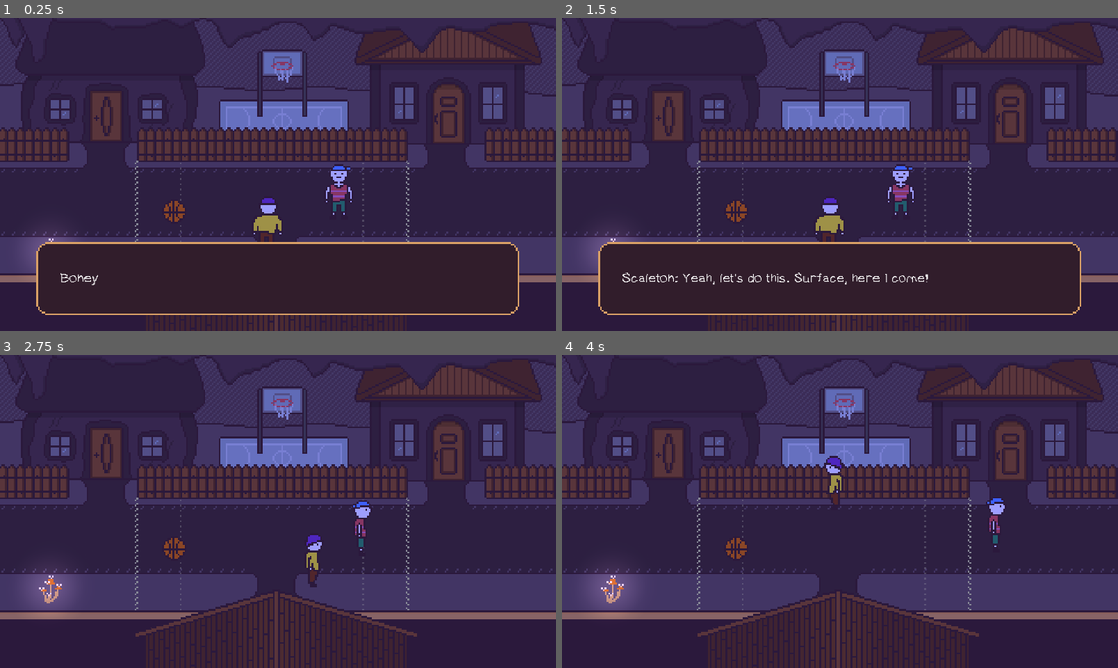
Above: before the commit, frames 1-4 (two rows, left to right).
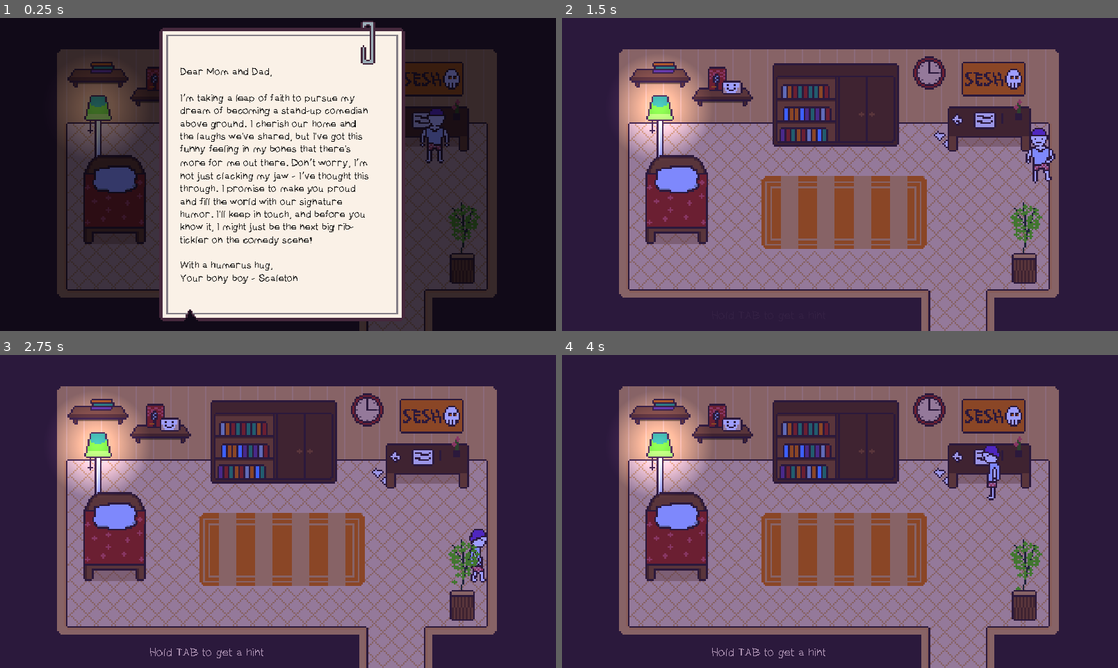
Above: after the commit, the same moments.

Repository: duckmaniac/scaleton
Game: Godot game, scene res://levels/home.tscn
Same seed, same stepped clock (60 frames per second), same inputs: the game is played once before the commit and once after it. Before the commit the project starts from res://levels/street.tscn. Sound files missing from this copy of the repository are replaced by a short silence.
Inputs:
- Up to frame 1 (0.25 s): no input
- Up to frame 2 (1.5 s): tap Enter (interact) at 0.5, 0.8, 1.35 s; hold Right (ui_right) 0.53-1.28 s; tap Tab (highlight) at 0.6 s; hold Down (ui_down) from 1.28 s (still down)
- Up to frame 3 (2.75 s): tap Tab (highlight) at 1.55 s; release Down (ui_down) at 2.03 s; hold Right (ui_right) from 2.03 s (still down); tap N (dance) at 2.1 s; tap Enter (interact) at 2.3 s
- Up to frame 4 (4 s): release Right (ui_right) at 2.78 s; hold Up (ui_up) 2.78-3.53 s; tap Tab (highlight) at 2.85 s; hold Left (ui_left) from 3.53 s (still down); tap Enter (interact) at 3.6 s

The runs differ from the first frame. In frame 1, 84% of the frame differs, in the area x 0-100%, y 0-100%; in frame 2, 69%; in frame 3, 70%; in frame 4, 70%.

Commit message:
Polish home and street, wrote labyrinth music

Diff:
--- a/autoloads/music_controller.tscn
+++ b/autoloads/music_controller.tscn
@@ -1,10 +1,56 @@
-[gd_scene load_steps=3 format=3 uid="uid://bywh1m1b1o5xc"]
+[gd_scene load_steps=6 format=3 uid="uid://bywh1m1b1o5xc"]
 
 [ext_resource type="AudioStream" uid="uid://gc35slcna4nj" path="res://assets/music/01.farewell.mp3" id="1_d2ivo"]
 [ext_resource type="Script" path="res://scripts/music_controller.gd" id="1_mm8rh"]
+
+[sub_resource type="Animation" id="Animation_kwv7q"]
+resource_name = "ease_in"
+length = 0.5
+tracks/0/type = "value"
+tracks/0/imported = false
+tracks/0/enabled = true
+tracks/0/path = NodePath("music:volume_db")
+tracks/0/interp = 1
+tracks/0/loop_wrap = true
+tracks/0/keys = {
+"times": PackedFloat32Array(0, 0.5),
+"transitions": PackedFloat32Array(3, 3),
+"update": 0,
+"values": [-10.0, 0.0]
+}
+
+[sub_resource type="Animation" id="Animation_owata"]
+resource_name = "ease_out"
+length = 0.5
+tracks/0/type = "value"
+tracks/0/imported = false
+tracks/0/enabled = true
+tracks/0/path = NodePath("music:volume_db")
+tracks/0/interp = 1
+tracks/0/loop_wrap = true
+tracks/0/keys = {
+"times": PackedFloat32Array(0, 0.5),
+"transitions": PackedFloat32Array(3, 3),
+"update": 0,
+"values": [0.0, -10.0]
+}
+
+[sub_resource type="AnimationLibrary" id="AnimationLibrary_pm2s6"]
+_data = {
+"ease_in": SubResource("Animation_kwv7q"),
+"ease_out": SubResource("Animation_owata")
+}
 
 [node name="music_controller" type="Node"]
 script = ExtResource("1_mm8rh")
 
 [node name="music" type="AudioStreamPlayer" parent="."]
 stream = ExtResource("1_d2ivo")
+volume_db = -80.0
+
+[node name="AnimationPlayer" type="AnimationPlayer" parent="."]
+libraries = {
+"": SubResource("AnimationLibrary_pm2s6")
+}
+
+[connection signal="animation_finished" from="AnimationPlayer" to="." method="_on_animation_player_animation_finished"]
--- a/levels/home.tscn
+++ b/levels/home.tscn
@@ -22,6 +22,7 @@
 [ext_resource type="PackedScene" uid="uid://do6sajp43u6aa" path="res://scenes/star-interaction.tscn" id="19_gdg0w"]
 [ext_resource type="Script" path="res://scripts/highlight.gd" id="19_gtss6"]
 [ext_resource type="AudioStream" uid="uid://ce2qk76j02hul" path="res://assets/sfx/leaf.mp3" id="19_q4wdn"]
+[ext_resource type="Script" path="res://scripts/home/hint.gd" id="20_go4er"]
 [ext_resource type="Script" path="res://scripts/home/back_to_room.gd" id="21_5ivis"]
 [ext_resource type="AudioStream" uid="uid://crkihgdpk2c" path="res://assets/sfx/snoring.mp3" id="21_5qeh2"]
 [ext_resource type="Texture2D" uid="uid://bdqrvknixj05l" path="res://assets/sprites/home/family-portrait.png" id="21_ftsvp"]
@@ -41,7 +42,7 @@
 size = Vector2(24, 35)
 
 [sub_resource type="RectangleShape2D" id="RectangleShape2D_elihc"]
-size = Vector2(437, 290)
+size = Vector2(439.5, 290)
 
 [sub_resource type="RectangleShape2D" id="RectangleShape2D_t7i4b"]
 size = Vector2(287, 162)
@@ -67,10 +68,10 @@
 size = Vector2(83.0001, 54.25)
 
 [sub_resource type="RectangleShape2D" id="RectangleShape2D_ip1gi"]
-size = Vector2(210, 48.9999)
+size = Vector2(210, 148.5)
 
 [sub_resource type="RectangleShape2D" id="RectangleShape2D_yrc8g"]
-size = Vector2(204, 80)
+size = Vector2(195, 91)
 
 [sub_resource type="AtlasTexture" id="AtlasTexture_omayp"]
 atlas = ExtResource("7_xmkmm")
@@ -100,7 +101,10 @@
 }]
 
 [sub_resource type="RectangleShape2D" id="RectangleShape2D_xmf51"]
-size = Vector2(216.5, 85.5)
+size = Vector2(216.5, 94.75)
+
+[sub_resource type="RectangleShape2D" id="RectangleShape2D_yei8b"]
+size = Vector2(167.625, 108.375)
 
 [sub_resource type="RectangleShape2D" id="RectangleShape2D_2khje"]
 size = Vector2(330, 246)
@@ -157,6 +161,43 @@
 [sub_resource type="RectangleShape2D" id="RectangleShape2D_l033h"]
 size = Vector2(185, 39)
 
+[sub_resource type="Animation" id="Animation_nkl3h"]
+resource_name = "hide_hint"
+tracks/0/type = "value"
+tracks/0/imported = false
+tracks/0/enabled = true
+tracks/0/path = NodePath("CanvasLayer/Label:theme_override_colors/font_color")
+tracks/0/interp = 1
+tracks/0/loop_wrap = true
+tracks/0/keys = {
+"times": PackedFloat32Array(0.1, 0.9),
+"transitions": PackedFloat32Array(1, 1),
+"update": 0,
+"values": [Color(0.666667, 0.564706, 0.690196, 1), Color(0.666667, 0.564706, 0.690196, 0)]
+}
+
+[sub_resource type="Animation" id="Animation_knj8e"]
+resource_name = "hint"
+length = 0.5
+tracks/0/type = "value"
+tracks/0/imported = false
+tracks/0/enabled = true
+tracks/0/path = NodePath("CanvasLayer/Label:theme_override_colors/font_color")
+tracks/0/interp = 1
+tracks/0/loop_wrap = true
+tracks/0/keys = {
+"times": PackedFloat32Array(0.1, 0.4),
+"transitions": PackedFloat32Array(1, 1),
+"update": 0,
+"values": [Color(0.666667, 0.564706, 0.690196, 0), Color(0.666667, 0.564706, 0.690196, 1)]
+}
+
+[sub_resource type="AnimationLibrary" id="AnimationLibrary_uvu3a"]
+_data = {
+"hide_hint": SubResource("Animation_nkl3h"),
+"show_hint": SubResource("Animation_knj8e")
+}
+
 [sub_resource type="RectangleShape2D" id="RectangleShape2D_2uol8"]
 size = Vector2(96.03, 45)
 
@@ -274,7 +315,7 @@
 metadata/_edit_lock_ = true
 
 [node name="CollisionShape2D" type="CollisionShape2D" parent="scaletons_room/collisions/cupboard"]
-position = Vector2(993.5, 335)
+position = Vector2(944.75, 321)
 shape = SubResource("RectangleShape2D_elihc")
 
 [node name="table" type="StaticBody2D" parent="scaletons_room/collisions"]
@@ -344,7 +385,7 @@
 metadata/_edit_lock_ = true
 
 [node name="CollisionShape2D" type="CollisionShape2D" parent="scaletons_room/collisions/shelf"]
-position = Vector2(610, 389)
+position = Vector2(555, 348.75)
 rotation = -3.14159
 shape = SubResource("RectangleShape2D_ip1gi")
 
@@ -356,13 +397,13 @@
 [node name="cupboard" type="StaticBody2D" parent="scaletons_room/interactions" groups=["interactable"]]
 z_index = 1
 y_sort_enabled = true
-position = Vector2(654, -87)
+position = Vector2(606, -117)
 collision_layer = 2
 script = ExtResource("6_a27o5")
 
 [node name="CollisionShape2D" type="CollisionShape2D" parent="scaletons_room/interactions/cupboard"]
 z_index = 1
-position = Vector2(456, 583)
+position = Vector2(451.5, 588.5)
 shape = SubResource("RectangleShape2D_yrc8g")
 
 [node name="AnimatedSprite2D" type="AnimatedSprite2D" parent="scaletons_room/interactions/cupboard"]
@@ -376,11 +417,27 @@
 volume_db = -5.0
 
 [node name="d_books" parent="scaletons_room/interactions" instance=ExtResource("9_rh7av")]
-position = Vector2(781, 451)
+position = Vector2(733, 421)
+phrases = ["\"Archery  for dummies\", sigh, my mother dreams of me becoming an archer like my father", "\"No Pun Intended: Volume Too\" ohh love this book!", "\"Quantum Psychology\" - never liked physics"]
 
 [node name="CollisionShape2D2" type="CollisionShape2D" parent="scaletons_room/interactions/d_books"]
-position = Vector2(108, 42.25)
+position = Vector2(101, 47.625)
 shape = SubResource("RectangleShape2D_xmf51")
+
+[node name="d_clock" parent="scaletons_room/interactions" instance=ExtResource("9_rh7av")]
+position = Vector2(733, 421)
+phrases = ["Oops, look at the time! I better hurry up and meet my friend outside", "Time's ticking and I'm just here boning around. Gotta rattle my bones and meet my buddy outside!", "These clock hands are moving faster than my bones. Time to dash and catch up with my buddy!"]
+
+[node name="CollisionShape2D2" type="CollisionShape2D" parent="scaletons_room/interactions/d_clock"]
+position = Vector2(515.188, -11.1875)
+shape = SubResource("RectangleShape2D_yei8b")
+
+[node name="clock" type="AudioStreamPlayer2D" parent="scaletons_room/interactions/d_clock"]
+position = Vector2(536, -232)
+stream = ExtResource("30_f73pe")
+volume_db = -1.0
+autoplay = true
+max_distance = 1000.0
 
 [node name="d_bed" parent="scaletons_room/interactions" instance=ExtResource("9_rh7av")]
 position = Vector2(781, 451)
@@ -398,8 +455,7 @@
 sfx_on_hide = ExtResource("10_uxqtl")
 
 [node name="CanvasLayer" type="CanvasLayer" parent="scaletons_room/interactions/note"]
-layer = 2
-visible = false
+layer = 3
 
 [node name="RichTextLabel" type="Label" parent="scaletons_room/interactions/note/CanvasLayer"]
 z_index = 1
@@ -471,49 +527,40 @@
 
 [node name="d_exit_room" parent="scaletons_room/interactions/exit_room" instance=ExtResource("9_rh7av")]
 position = Vector2(781, 451)
-phrases = ["Nope, can't leave without my clothes. I got some 'bare bones' to cover up!", "I can't go anywhere without my wardrobe. I need something to 'dress my skeleton' in!", "Leaving without my attire? Not a chance! I've got 'basic bones' to adorn!"]
+phrases = ["Nope, can't leave without my clothes. I got some \"bare bones\" to cover up!", "I can't go anywhere without my wardrobe. I need something to \"dress my skeleton\" in!", "Leaving without my attire? Not a chance! I've got \"basic bones\" to adorn! "]
 
 [node name="CollisionShape2D" type="CollisionShape2D" parent="scaletons_room/interactions/exit_room"]
 position = Vector2(1368.5, 1057)
 shape = SubResource("RectangleShape2D_l033h")
 
-[node name="highlight" type="Node2D" parent="scaletons_room/interactions"]
-z_index = 2
-y_sort_enabled = true
-script = ExtResource("19_gtss6")
-
-[node name="star" parent="scaletons_room/interactions/highlight" instance=ExtResource("19_gdg0w")]
-position = Vector2(1083, 363)
-frame = 2
-frame_progress = 0.0
-
-[node name="star2" parent="scaletons_room/interactions/highlight" instance=ExtResource("19_gdg0w")]
-position = Vector2(312, 389)
-frame = 4
-frame_progress = 0.0
-
-[node name="star3" parent="scaletons_room/interactions/highlight" instance=ExtResource("19_gdg0w")]
-position = Vector2(423, 558)
-frame = 1
-frame_progress = 0.0
-
-[node name="star4" parent="scaletons_room/interactions/highlight" instance=ExtResource("19_gdg0w")]
-position = Vector2(1594, 796)
-
-[node name="star5" parent="scaletons_room/interactions/highlight" instance=ExtResource("19_gdg0w")]
-position = Vector2(1469, 353)
-frame = 3
-frame_progress = 0.0
-
-[node name="star6" parent="scaletons_room/interactions/highlight" instance=ExtResource("19_gdg0w")]
-position = Vector2(813, 340)
-frame = 1
-frame_progress = 0.0
-
-[node name="star7" parent="scaletons_room/interactions/highlight" instance=ExtResource("19_gdg0w")]
-position = Vector2(1370, 1039)
-frame = 1
-frame_progress = 0.0
+[node name="hint" type="Node" parent="scaletons_room/interactions"]
+script = ExtResource("20_go4er")
+
+[node name="CanvasLayer" type="CanvasLayer" parent="scaletons_room/interactions/hint"]
+
+[node name="Label" type="Label" parent="scaletons_room/interactions/hint/CanvasLayer"]
+anchors_preset = 7
+anchor_left = 0.5
+anchor_top = 1.0
+anchor_right = 0.5
+anchor_bottom = 1.0
+offset_left = -447.0
+offset_top = -70.0
+offset_right = -38.0
+offset_bottom = -29.0
+grow_horizontal = 2
+grow_vertical = 0
+size_flags_horizontal = 4
+size_flags_vertical = 8
+theme_override_colors/font_color = Color(0.666667, 0.564706, 0.690196, 0)
+theme_override_fonts/font = ExtResource("12_poj00")
+theme_override_font_sizes/font_size = 40
+text = "Hold TAB to get a hint"
+
+[node name="AnimationPlayer" type="AnimationPlayer" parent="scaletons_room/interactions/hint"]
+libraries = {
+"": SubResource("AnimationLibrary_uvu3a")
+}
 
 [node name="foreground" type="Node2D" parent="scaletons_room"]
 z_index = 2
@@ -523,6 +570,49 @@
 position = Vector2(396, 528)
 scale = Vector2(6, 6.01136)
 texture = ExtResource("15_s01au")
+
+[node name="highlight" type="Node2D" parent="scaletons_room"]
+z_index = 2
+y_sort_enabled = true
+script = ExtResource("19_gtss6")
+
+[node name="star" parent="scaletons_room/highlight" instance=ExtResource("19_gdg0w")]
+position = Vector2(1035, 333)
+frame = 2
+frame_progress = 0.0
+
+[node name="star2" parent="scaletons_room/highlight" instance=ExtResource("19_gdg0w")]
+position = Vector2(312, 389)
+frame = 4
+frame_progress = 0.0
+
+[node name="star3" parent="scaletons_room/highlight" instance=ExtResource("19_gdg0w")]
+position = Vector2(423, 558)
+frame = 1
+frame_progress = 0.0
+
+[node name="star4" parent="scaletons_room/highlight" instance=ExtResource("19_gdg0w")]
+position = Vector2(1594, 796)
+
+[node name="star5" parent="scaletons_room/highlight" instance=ExtResource("19_gdg0w")]
+position = Vector2(1469, 353)
+frame = 3
+frame_progress = 0.0
+
+[node name="star6" parent="scaletons_room/highlight" instance=ExtResource("19_gdg0w")]
+position = Vector2(770, 310)
+frame = 1
+frame_progress = 0.0
+
+[node name="star7" parent="scaletons_room/highlight" instance=ExtResource("19_gdg0w")]
+position = Vector2(1370, 1039)
+frame = 1
+frame_progress = 0.0
+
+[node name="star8" parent="scaletons_room/highlight" instance=ExtResource("19_gdg0w")]
+position = Vector2(1269, 189)
+frame = 1
+frame_progress = 0.0
 
 [node name="corridor" type="Node2D" parent="."]
 
@@ -843,13 +933,6 @@
 frame = 1
 frame_progress = 0.0
 
-[node name="clock" type="AudioStreamPlayer2D" parent="hallway"]
-position = Vector2(-1315, 1804)
-stream = ExtResource("30_f73pe")
-volume_db = -1.0
-autoplay = true
-max_distance = 1000.0
-
 [node name="scaleton_mirror" parent="." node_paths=PackedStringArray("scaleton") instance=ExtResource("30_2vd08")]
 z_index = -2
 y_sort_enabled = false
@@ -861,7 +944,9 @@
 energy = 0.38
 blend_mode = 1
 
+[connection signal="view_closed" from="scaletons_room/interactions/note" to="scaletons_room/interactions/hint" method="_on_note_view_closed"]
 [connection signal="to_corridor" from="scaletons_room/interactions/exit_room" to="Camera2D" method="_on_exit_room_to_corridor"]
+[connection signal="shown" from="scaletons_room/highlight" to="scaletons_room/interactions/hint" method="_on_highlight_shown"]
 [connection signal="to_scaletons_room" from="corridor/interactions/scaletons_door" to="Camera2D" method="_on_scaletons_door_to_scaletons_room"]
 [connection signal="to_hallway" from="corridor/interactions/exit_corridor" to="Camera2D" method="_on_exit_corridor_to_hallway"]
 [connection signal="back_to_corridor" from="hallway/interactions/back_to_corridor" to="Camera2D" method="_on_back_to_corridor_back_to_corridor"]
--- a/levels/street.tscn
+++ b/levels/street.tscn
@@ -811,7 +811,7 @@
 one_off = true
 
 [node name="CollisionShape2D" type="CollisionShape2D" parent="neighbours/interactions/d_with_boney"]
-position = Vector2(1152, 698)
+position = Vector2(1318, 856)
 shape = SubResource("RectangleShape2D_g0ikn")
 
 [node name="d_after_game" parent="neighbours/interactions" groups=["auto-interactable"] instance=ExtResource("12_fxdoc")]
@@ -819,7 +819,7 @@
 one_off = true
 
 [node name="CollisionShape2D" type="CollisionShape2D" parent="neighbours/interactions/d_after_game"]
-position = Vector2(927, 800)
+position = Vector2(-230, 203)
 shape = SubResource("RectangleShape2D_g0ikn")
 
 [node name="d_left_house" parent="neighbours/interactions" instance=ExtResource("15_c1odq")]
@@ -927,13 +927,19 @@
 frame = 1
 frame_progress = 0.0
 
+[node name="star7" parent="neighbours/highlight" instance=ExtResource("14_vybhx")]
+z_index = 1
+position = Vector2(1893, 636)
+frame = 1
+frame_progress = 0.0
+
 [node name="global" type="DirectionalLight2D" parent="."]
 color = Color(1, 1, 0, 1)
 energy = 0.38
 blend_mode = 1
 
 [node name="scaleton" parent="." instance=ExtResource("2_3wjrk")]
-position = Vector2(923, 801)
+position = Vector2(949, 839)
 collision_layer = 3
 collision_mask = 3
 
@@ -1180,7 +1186,7 @@
 grow_vertical = 2
 theme_override_colors/font_color = Color(0, 0, 0, 1)
 theme_override_colors/font_outline_color = Color(0, 0, 0, 1)
-theme_override_constants/outline_size = 2
+theme_override_constants/outline_size = 1
 theme_override_fonts/font = ExtResource("37_tl5gl")
 theme_override_font_sizes/font_size = 30
 text = "\"Milk Prohibition Ends: A Toast to 100 Years of Freedom\""
@@ -1250,6 +1256,11 @@
 
 [node name="star6" parent="bar-outside/highlight" instance=ExtResource("14_vybhx")]
 position = Vector2(1738, 1641)
+frame = 3
+frame_progress = 0.0
+
+[node name="star7" parent="bar-outside/highlight" instance=ExtResource("14_vybhx")]
+position = Vector2(17, 1814)
 frame = 3
 frame_progress = 0.0
 
--- a/project.godot
+++ b/project.godot
@@ -11,7 +11,7 @@
 [application]
 
 config/name="Scaleton"
-run/main_scene="res://levels/street.tscn"
+run/main_scene="res://levels/home.tscn"
 config/features=PackedStringArray("4.0", "GL Compatibility")
 config/icon="res://icon.svg"
 
--- a/scenes/choice_dialog.tscn
+++ b/scenes/choice_dialog.tscn
@@ -11,6 +11,7 @@
 script = ExtResource("1_12j8g")
 
 [node name="CanvasLayer" type="CanvasLayer" parent="."]
+layer = 2
 visible = false
 
 [node name="Label" type="Label" parent="CanvasLayer"]
--- a/scenes/dialog.tscn
+++ b/scenes/dialog.tscn
@@ -12,6 +12,7 @@
 phrases = ["\"Archery is for dummies\", sigh, my mother dreams of me becoming an archer like my father", "\"No Pun Intended: Volume Too\" ohh love this book!", "\"Quantum Psychology\" - never liked physics"]
 
 [node name="CanvasLayer" type="CanvasLayer" parent="."]
+layer = 2
 visible = false
 
 [node name="Label" type="Label" parent="CanvasLayer"]
--- a/scenes/multi_dialog.tscn
+++ b/scenes/multi_dialog.tscn
@@ -12,6 +12,7 @@
 script = ExtResource("1_a8mi7")
 
 [node name="CanvasLayer" type="CanvasLayer" parent="."]
+layer = 2
 visible = false
 
 [node name="Label" type="Label" parent="CanvasLayer"]
--- a/scripts/detail_view.gd
+++ b/scripts/detail_view.gd
@@ -1,4 +1,7 @@
 extends StaticBody2D
+
+
+signal view_closed
 
 @export var sfx_on_show : Resource = null
 @export var sfx_on_hide : Resource = null
@@ -10,6 +13,7 @@
 			$AudioStreamPlayer.play()
 		$CanvasLayer.hide()
 		player.can_move = true
+		emit_signal("view_closed")
 	else:
 		if sfx_on_show != null:
 			$AudioStreamPlayer.stream = sfx_on_show
--- a/scripts/highlight.gd
+++ b/scripts/highlight.gd
@@ -1,11 +1,17 @@
 extends Node2D
+
+
+signal shown
+
 
 func _ready():
 	visible = false
 
+
 func _process(_delta):
 	if Input.is_action_just_pressed("highlight"):
 		visible = true
+		emit_signal("shown")
 
 	if Input.is_action_just_released("highlight"):
 		visible = false
--- /dev/null
+++ b/scripts/home/hint.gd
@@ -0,0 +1,18 @@
+extends Node
+
+
+var has_been_shown = false
+var has_been_hidden = false
+
+
+func _on_note_view_closed():
+	if has_been_shown: return
+	has_been_shown = true
+	await get_tree().create_timer(1).timeout
+	$AnimationPlayer.play("show_hint")
+
+
+func _on_highlight_shown():
+	if has_been_hidden: return
+	has_been_hidden = true
+	$AnimationPlayer.play("hide_hint")
--- a/scripts/home/level_home.gd
+++ b/scripts/home/level_home.gd
@@ -4,4 +4,3 @@
 	$scaleton.can_move = false
 	$scaleton.wear_home_clothes()
 	MusicController.set_track(0)
-	MusicController.play_music()
--- a/scripts/music_controller.gd
+++ b/scripts/music_controller.gd
@@ -1,17 +1,34 @@
 extends Node
+
 
 var ost = [
 	preload("res://assets/music/01.farewell.mp3"),
 	preload("res://assets/music/02.friend.mp3")]
+var current_track = 0
+
 
 func play_music():
+	$music.stream = ost[current_track]
+	$AnimationPlayer.play("ease_in")
 	$music.play()
+
 
 func pause_music():
 	$music.pause()
 
-func set_track(number):
-	$music.stream = ost[number]
+
+func set_track(track_number):
+	current_track = track_number
+	if is_playing():
+		$AnimationPlayer.play("ease_out")
+	else:
+		play_music()
+
 
 func is_playing():
 	return $music.get_playback_position() != 0
+
+
+func _on_animation_player_animation_finished(anim_name):
+	if anim_name == "ease_out":
+		play_music()
--- a/scripts/street/level_street.gd
+++ b/scripts/street/level_street.gd
@@ -1,7 +1,7 @@
 extends Node
 
 
-var debug = true
+var debug = false
 var is_playing_football = false
 
 var lose_phrases = ["LET'S TRY AGAIN!", "DON'T GIVE UP!", "KEEP GOING!",
@@ -20,16 +20,15 @@
 func _ready():
 	if not debug:
 		MusicController.set_track(1)
-		MusicController.play_music()
 
 	# intro
 	if not debug:
 		$scaleton.contact_monitor = false
 		$scaleton.can_move = false
 		$neighbours/intro.visible = true
-		await get_tree().create_timer(3.2).timeout
+		await get_tree().create_timer(3.7).timeout
 		$neighbours/intro/author.visible = true
-		await get_tree().create_timer(3.8).timeout
+		await get_tree().create_timer(3.5).timeout
 		$neighbours/intro.visible = false
 		$scaleton.contact_monitor = true
 
Binary file changed: assets/aseprite/scaletons_room.aseprite
Not shown, added: assets/music/labyrinth.mp3.import
Binary file changed: assets/sprites/home/cupboard.png
Binary file changed: assets/sprites/home/hallway.png
Binary file changed: assets/sprites/home/room.png
Not shown, removed: assets/text/dialogs-home.txt
Not shown, added: assets/text/home.txt
Not shown, changed: export_presets.cfg
Not shown: 1 places in levels/home.tscn that only renumber resources
Not shown, added: assets/music/labyrinth.mp3
Not shown, added: assets/music/labyrinth.mp3.asd
